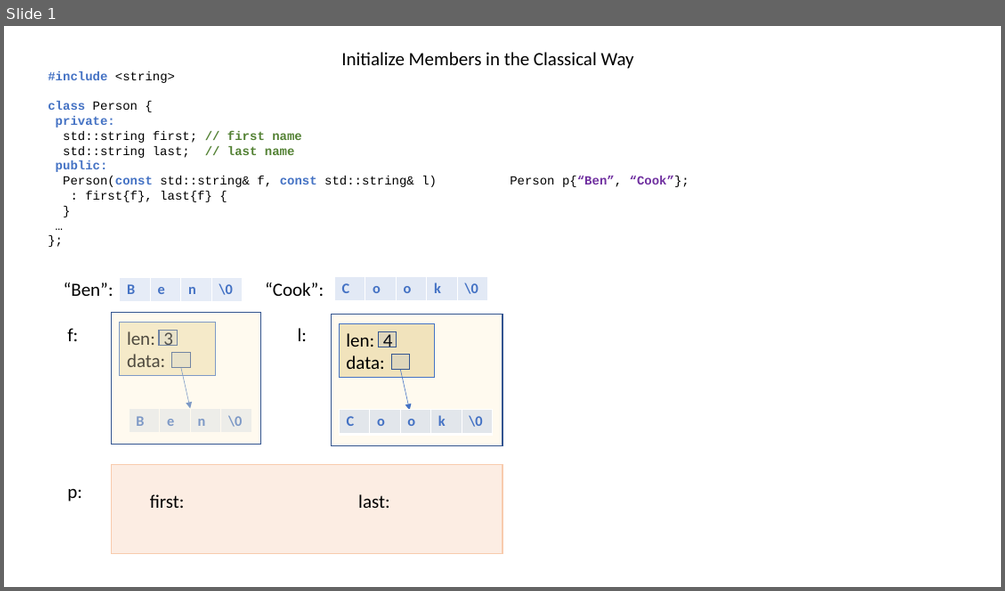
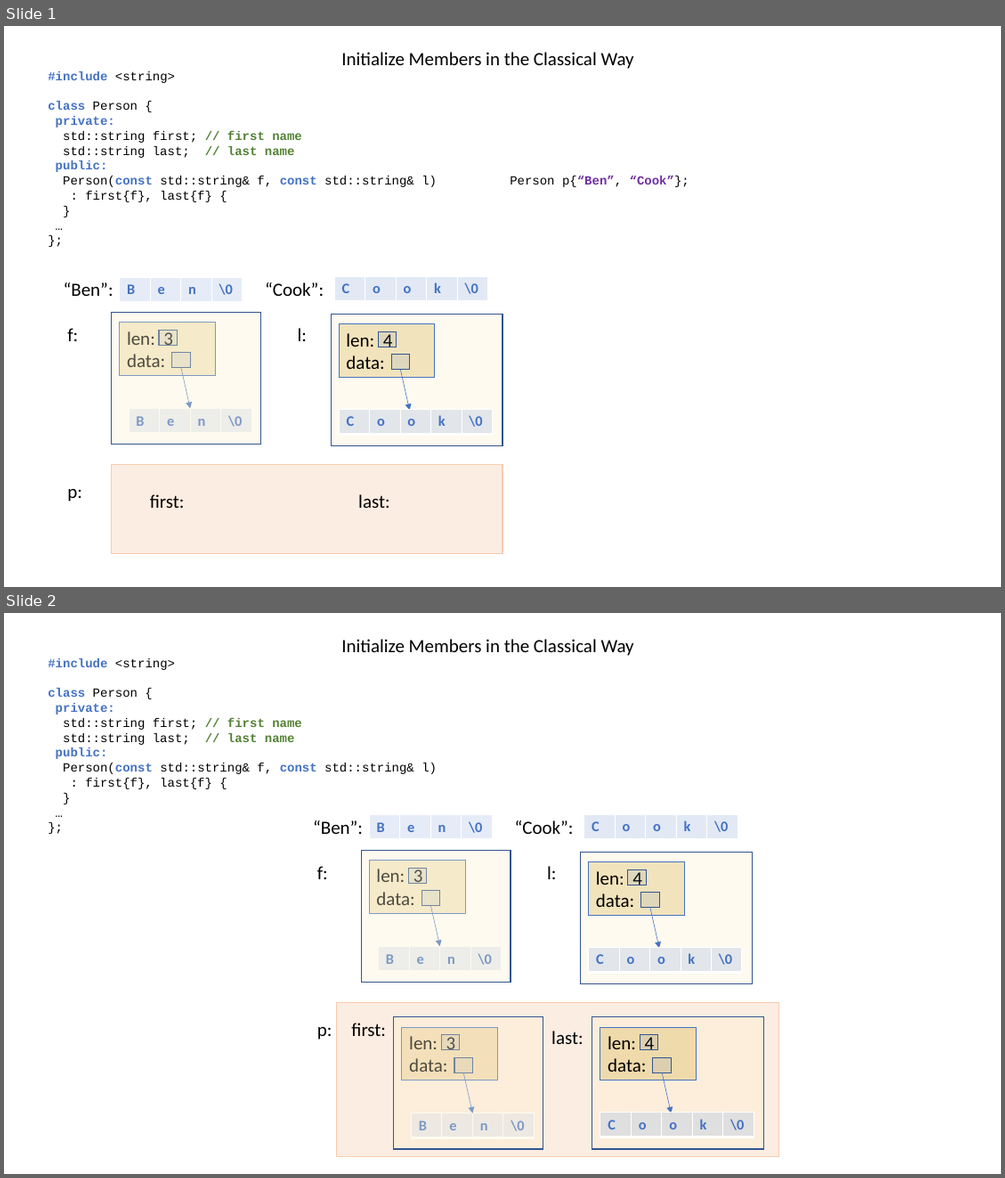
Before and after one commit to dimitarpg13/cpp_move_semantics, a slide deck: how_to_benefit_from_move_semantics/InitializeMembers.pptx. Shown one above the other, each under a label of ours: slide 1 before the commit, slides 1 and 2 after it. The pictures are 1005x591 and 1005x1178 pixels, drawn with LibreOffice and Linux fonts; fonts in the diff are those of the drawing. Boxes give left, top, right and bottom in pixels: in the first picture for what was removed or moved away, otherwise in the second. Text is boxed around its words. In the diff, an @@ line names an element or a change of style, - is before the commit and + after.

```diff
--- a/how_to_benefit_from_move_semantics/InitializeMembers.pptx
+++ b/how_to_benefit_from_move_semantics/InitializeMembers.pptx
@@ slide 2 added at box(4, 613, 1001, 1174), background #FFFFFF @@
@@ text added at box(341, 639, 634, 656), 18 pt, text #000000 @@
+Initialize Members in the Classical Way
@@ text added at box(48, 658, 437, 789), 12 pt, text #000000 @@
+#include <string>
+class Person {
+private:
+std::string first; // first name
+std::string last; // last name
+public:
+Person(const std::string& f, const std::string& l)
+: first{f}, last{f} {
+}
+…
+};
@@ text added at box(313, 820, 574, 1039), 18 pt, text #000000 @@
+“Ben”: “Cook”:
+f: l:
+p:
@@ table added at box(369, 815, 492, 840), 1 rows, 4 columns @@
+B | e | n | \0
@@ table added at box(584, 814, 737, 967), 1 rows, 5 columns @@
+C | o | o | k | \0
@@ rectangle added at box(362, 850, 511, 981), fill #FFF2CC at 31% opacity, outline #325491 1 pt @@
@@ rectangle added at box(581, 852, 752, 983), fill #FFF2CC at 31% opacity, outline #325491 1 pt @@
@@ rectangle added at box(369, 860, 465, 914), fill #BF9000 at 21% opacity, outline #4472C4 0.75 pt, 18 pt, text #000000 @@
+len: 3
+data:
@@ rectangle added at box(409, 868, 427, 883), fill #4472C4 at 10% opacity, outline #325491 1 pt @@
@@ rectangle added at box(589, 862, 685, 915), fill #BF9000 at 21% opacity, outline #4472C4 0.75 pt, 18 pt, text #000000 @@
+len: 4
+data:
@@ rectangle added at box(628, 869, 646, 884), fill #4472C4 at 10% opacity, outline #325491 1 pt @@
@@ rectangle added at box(422, 891, 440, 906), fill #4472C4 at 10% opacity, outline #325491 1 pt @@
@@ arrow added from (431, 906) to (440, 947), #4472C4 0.5 pt @@
@@ rectangle added at box(641, 892, 659, 908), fill #4472C4 at 10% opacity, outline #325491 1 pt @@
@@ arrow added from (650, 908) to (659, 948), #4472C4 0.5 pt @@
@@ table added at box(379, 947, 502, 971), 1 rows, 4 columns @@
+B | e | n | \0
@@ table added at box(589, 947, 742, 1133), 1 rows, 5 columns @@
+C | o | o | k | \0
@@ rectangle added at box(337, 1003, 779, 1157), fill #F8CBAD at 34% opacity, outline #F8CBAD 1 pt @@
@@ text added at box(351, 1022, 386, 1036), 18 pt, text #000000 @@
+first:
@@ rectangle added at box(394, 1017, 543, 1149), fill #FFF2CC at 31% opacity, outline #325491 1 pt @@
@@ rectangle added at box(402, 1027, 498, 1080), fill #BF9000 at 21% opacity, outline #4472C4 0.75 pt, 18 pt, text #000000 @@
+len: 3
+data:
@@ rectangle added at box(442, 1035, 460, 1050), fill #4472C4 at 10% opacity, outline #325491 1 pt @@
@@ text added at box(551, 1030, 582, 1044), 18 pt, text #000000 @@
+last:
@@ rectangle added at box(592, 1017, 764, 1149), fill #FFF2CC at 31% opacity, outline #325491 1 pt @@
@@ rectangle added at box(600, 1027, 696, 1080), fill #BF9000 at 21% opacity, outline #4472C4 0.75 pt, 18 pt, text #000000 @@
+len: 4
+data:
@@ rectangle added at box(639, 1035, 657, 1050), fill #4472C4 at 10% opacity, outline #325491 1 pt @@
@@ rectangle added at box(454, 1057, 472, 1072), fill #4472C4 at 10% opacity, outline #325491 1 pt @@
@@ rectangle added at box(653, 1057, 671, 1072), fill #4472C4 at 10% opacity, outline #325491 1 pt @@
@@ arrow added from (464, 1073) to (473, 1113), #4472C4 0.5 pt @@
@@ arrow added from (662, 1073) to (671, 1113), #4472C4 0.5 pt @@
@@ table added at box(411, 1113, 534, 1138), 1 rows, 4 columns @@
+B | e | n | \0
@@ table added at box(600, 1111, 754, 1136), 1 rows, 5 columns @@
+C | o | o | k | \0
```
Also in this commit, not shown: 2 other files.
